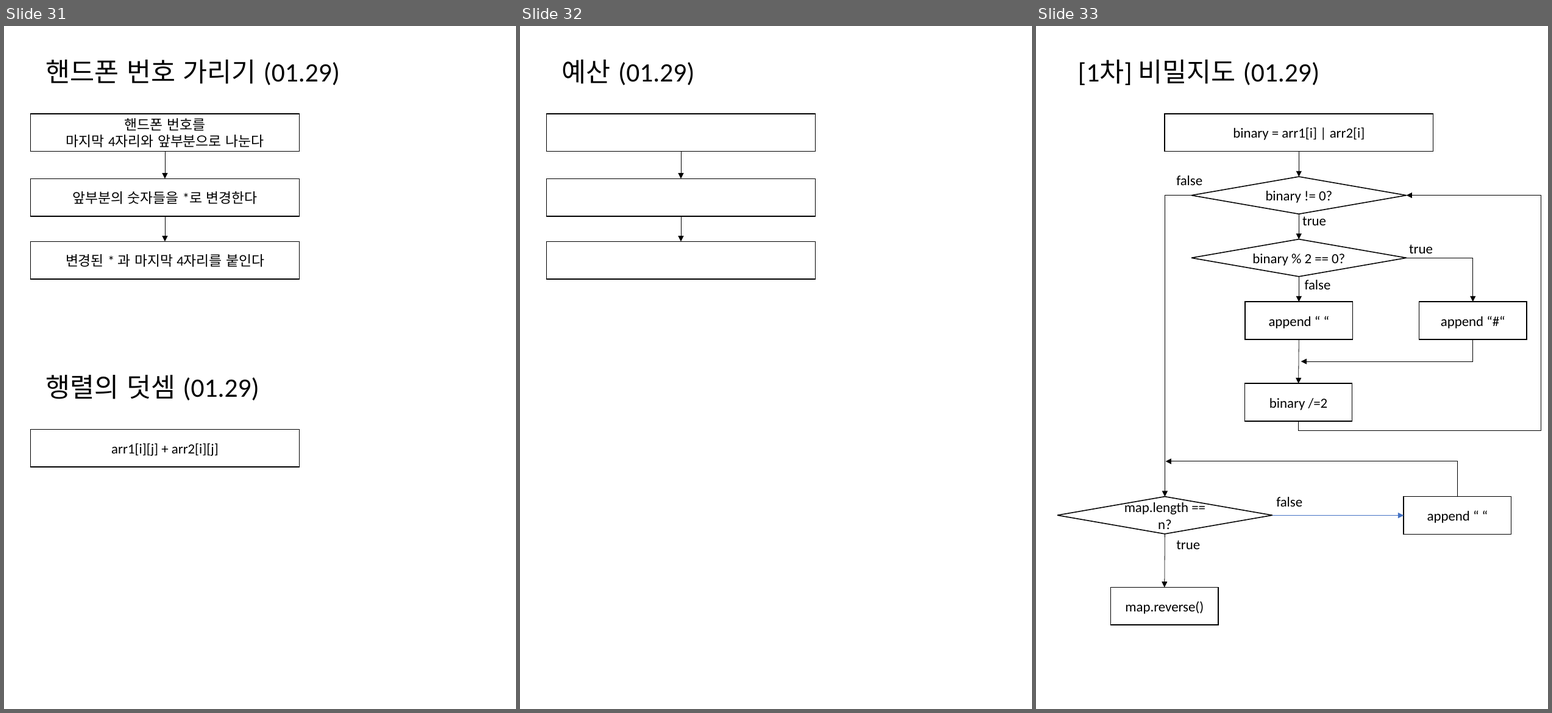
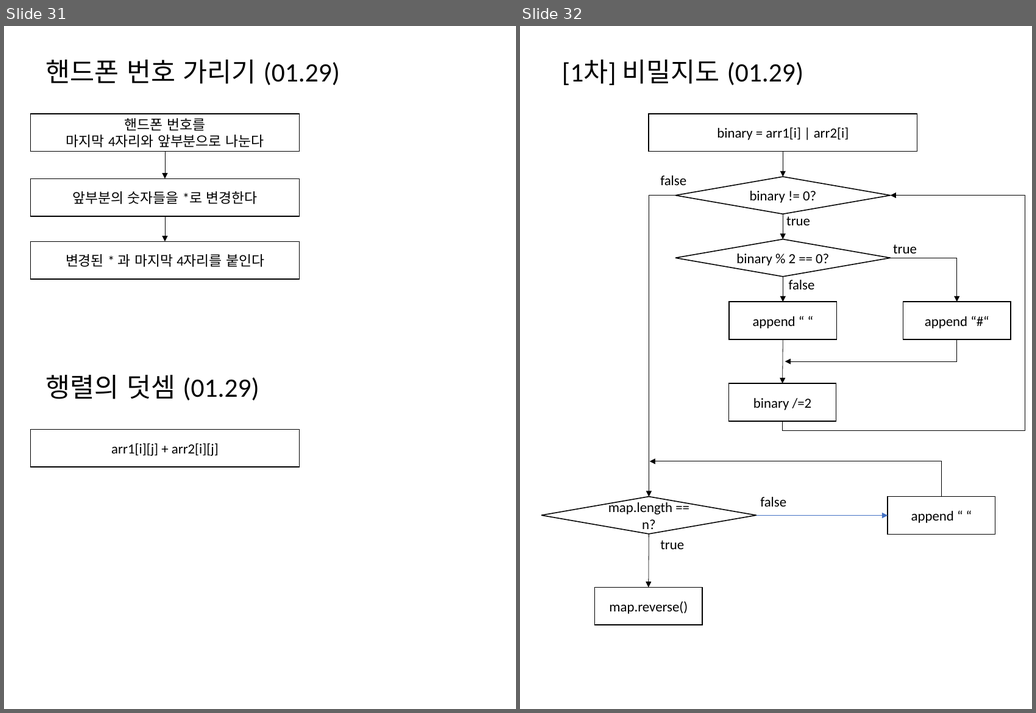
Before and after one commit to mornings9047/Algorithms_Programmers, a slide deck: 알고리즘_프로그래머스_Level01_순서도.pptx. Shown side by side, each under a label of ours: slides 31, 32 and 33 before the commit, slides 31 and 32 after it. The pictures are 1552x713 and 1036x713 pixels, drawn with LibreOffice and Linux fonts; fonts in the diff are those of the drawing. Boxes give left, top, right and bottom in pixels: in the first picture for what was removed or moved away, otherwise in the second. Text is boxed around its words. In the diff, an @@ line names an element or a change of style, - is before the commit and + after.

Commit message:
예산

```diff
--- a/알고리즘_프로그래머스_Level01_순서도.pptx
+++ b/알고리즘_프로그래머스_Level01_순서도.pptx
@@ slide 32 removed at (x1=520, y1=26, x2=1032, y2=709), background #FFFFFF @@
@@ title removed at (x1=562, y1=60, x2=695, y2=85) @@
-예산 (01.29)
@@ group removed at (x1=547, y1=114, x2=816, y2=280): 3 rectangles, 2 arrows @@
@@ what was slide 33 is now slide 32 @@
```
Also in this commit, not shown: 1 slide changed, 1 slide added, 2 other files.
